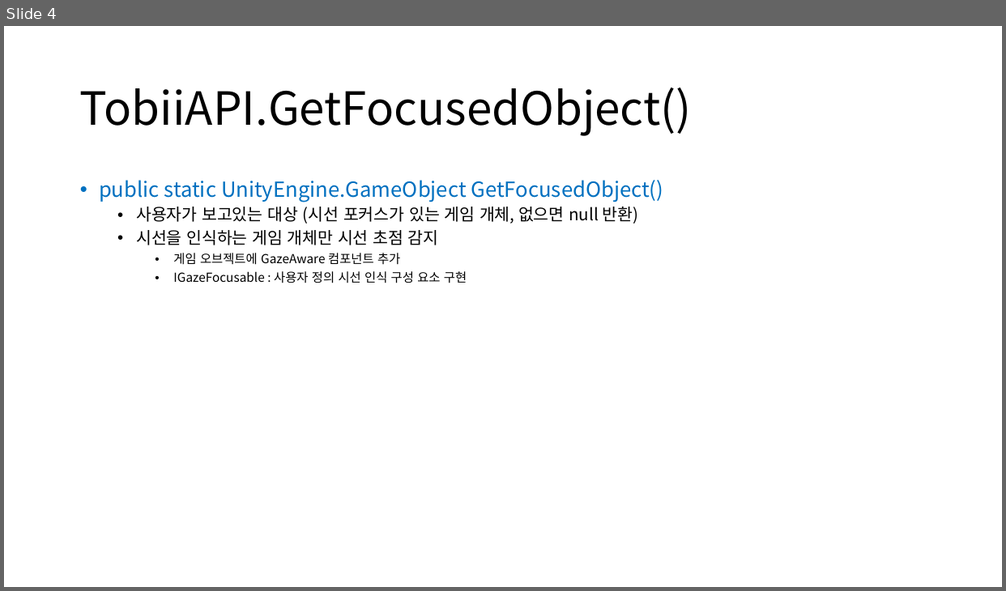
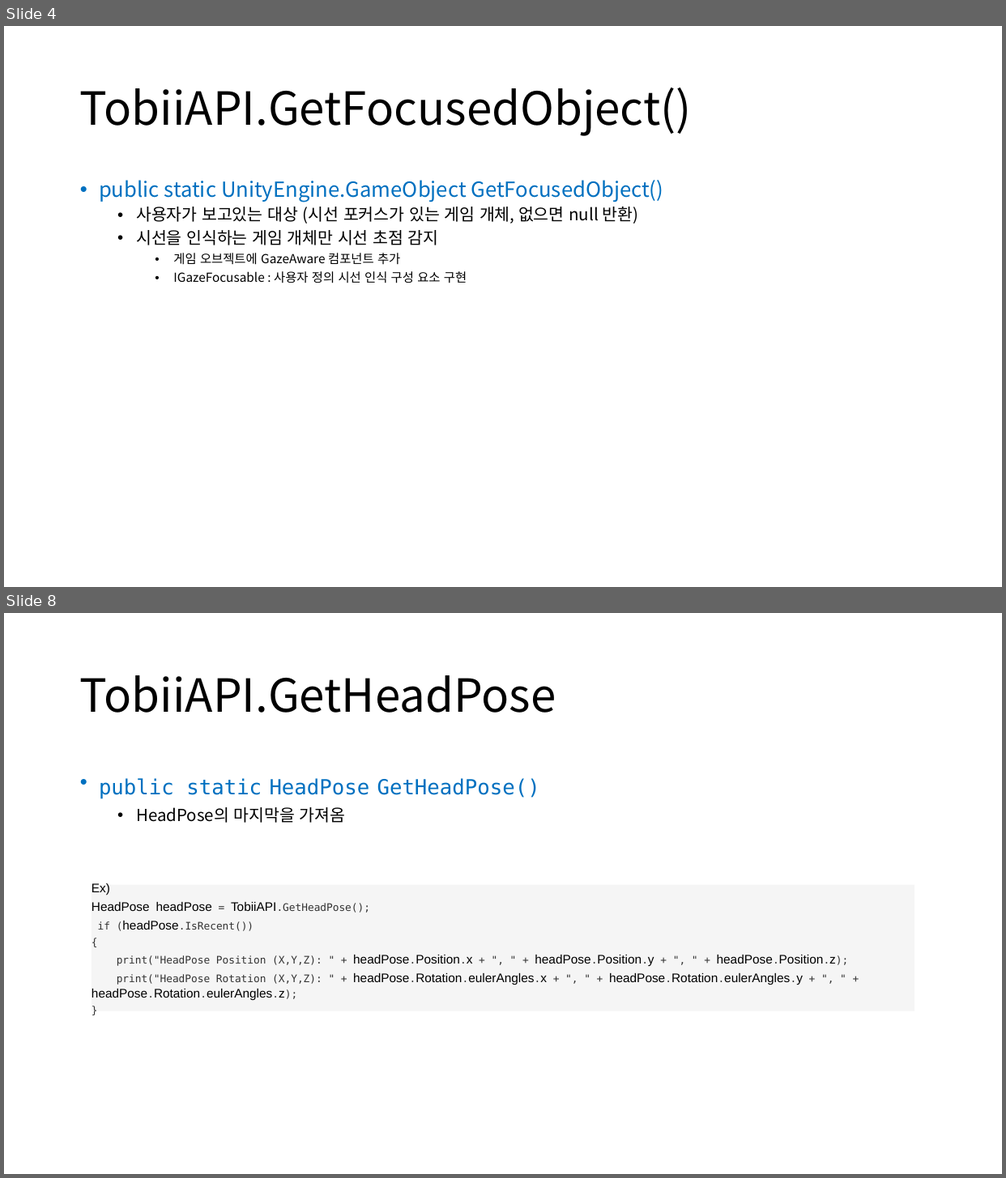
Before and after one commit to JiYoung-Kwon/Tobii_UnitySDK, a slide deck: Docs/TobiiAPI.pptx. Shown one above the other, each under a label of ours: slide 4 before the commit, slides 4 and 8 after it; the slides between them are not shown. The pictures are 1006x591 and 1006x1178 pixels, drawn with LibreOffice and Linux fonts; fonts in the diff are those of the drawing. Boxes give left, top, right and bottom in pixels: in the first picture for what was removed or moved away, otherwise in the second. Text is boxed around its words. In the diff, an @@ line names an element or a change of style, - is before the commit and + after.

Commit message:
Tobii API 분석, 정리 (2)

```diff
--- a/Docs/TobiiAPI.pptx
+++ b/Docs/TobiiAPI.pptx
@@ slide 8 added at (x1=4, y1=613, x2=1002, y2=1174), background #FFFFFF @@
@@ title added at (x1=80, y1=675, x2=556, y2=713), 44 pt, text #000000 @@
+TobiiAPI.GetHeadPose
@@ text added at (x1=99, y1=778, x2=540, y2=823), 20 pt, text #0070C0 @@
+• public static HeadPose GetHeadPose()
+  • HeadPose의 마지막을 가져옴
@@ rectangle added at (x1=91, y1=884, x2=915, y2=1012), fill #F5F5F5, 12 pt, text #000000 @@
+Ex)
+HeadPose headPose = TobiiAPI.GetHeadPose();
+if (headPose.IsRecent())
+{
+print("HeadPose Position (X,Y,Z): " + headPose.Position.x + ", " + headPose.Position.y + ", " + headPose.Position.z);
+print("HeadPose Rotation (X,Y,Z): " + headPose.Rotation.eulerAngles.x + ", " + headPose.Rotation.eulerAngles.y + ", " + headPose.Rotation.eulerAngles.z);
+}
```
Also in this commit, not shown: 3 slides changed, 7 other slides added.
